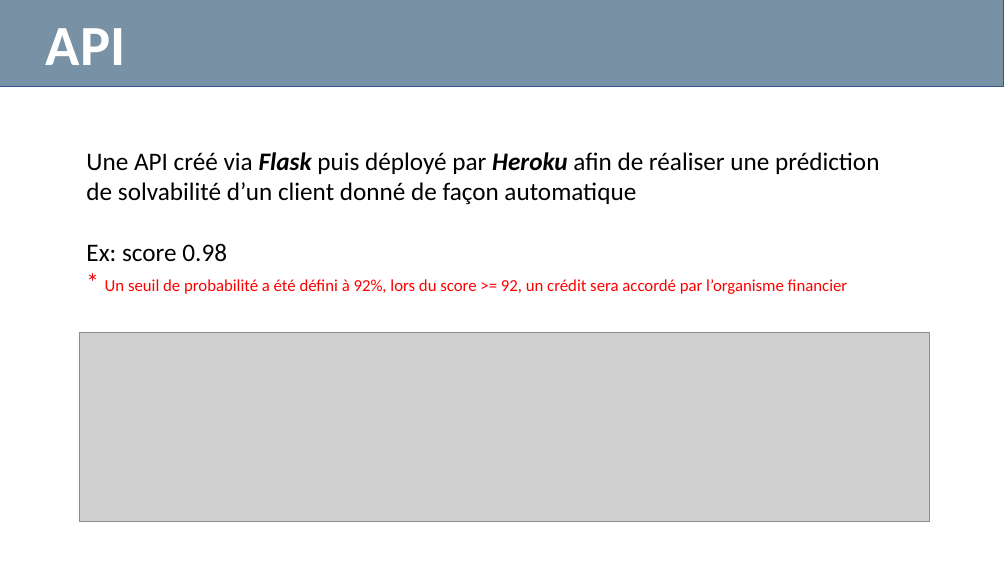
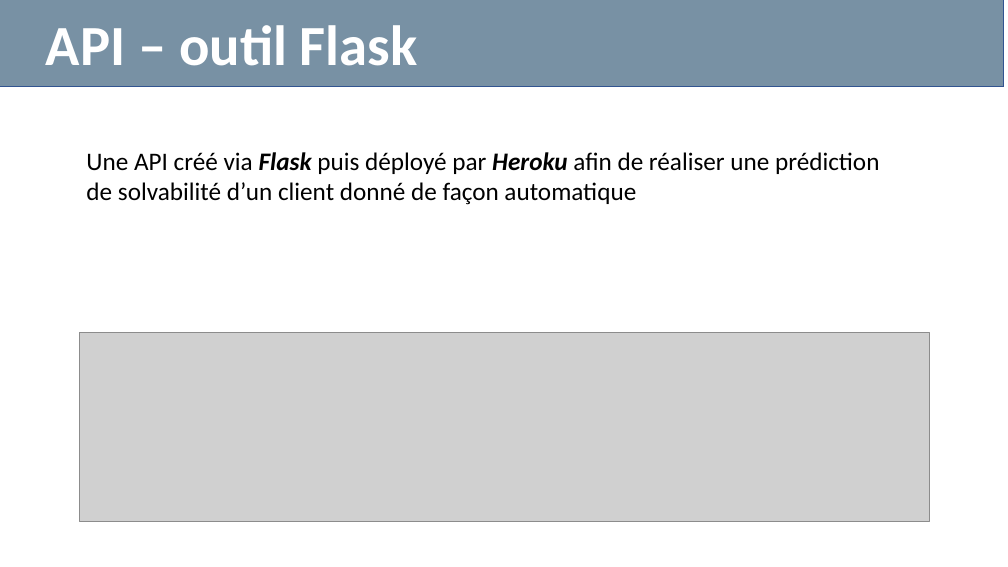
Before and after one commit to jlu0915/P7, a slide deck: slide 16 of Lu_Jing_4_presentation_032023.pptx. Drawn at 1008x567 pixels with LibreOffice and Linux fonts; fonts in the diff are those of the drawing; grey boxes stand for pictures. Boxes give left, top, right and bottom in pixels: in the first picture for what was removed or moved away, otherwise in the second. Text is boxed around its words. In the diff, an @@ line names an element or a change of style, - is before the commit and + after.

```diff
--- a/Lu_Jing_4_presentation_032023.pptx
+++ b/Lu_Jing_4_presentation_032023.pptx
@@ text in rectangle at bbox=[46, 25, 418, 66]: text changed @@
-API
+API – outil Flask
@@ text at bbox=[86, 243, 848, 294]: paragraphs removed @@
-Ex: score 0.98
-* Un seuil de probabilité a été défini à 92%, lors du score >= 92, un crédit sera accordé par l’organisme financier
```
Also in this commit, not shown: 9 other slides changed.
